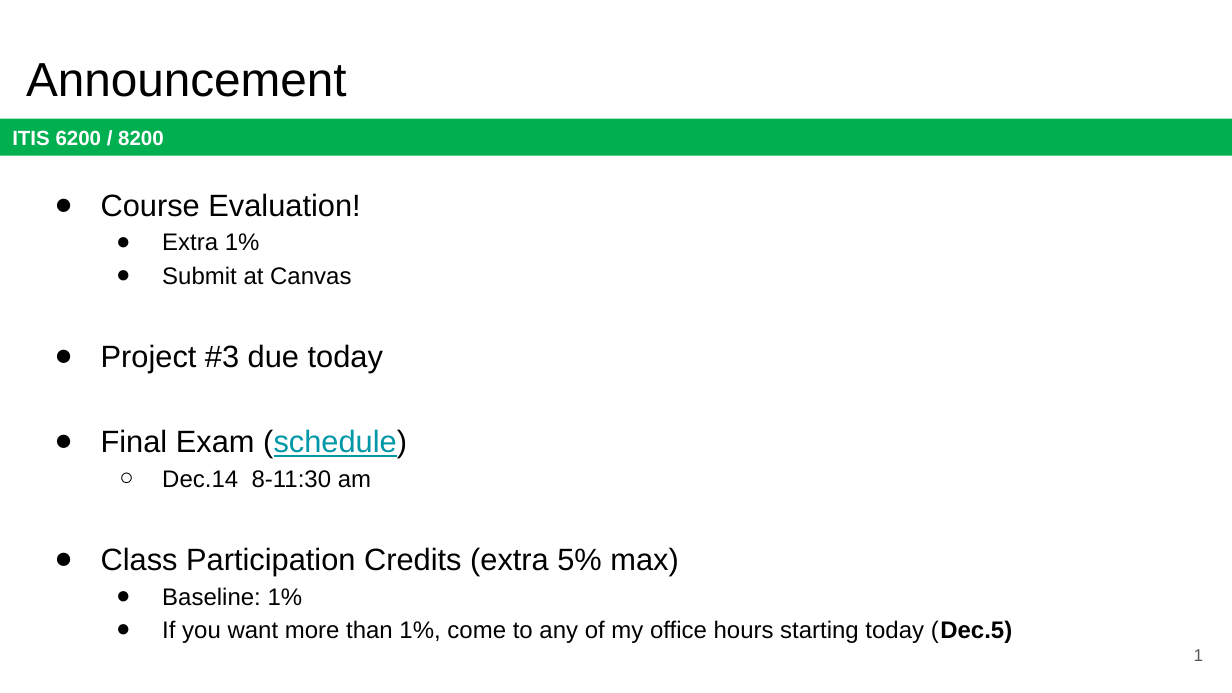
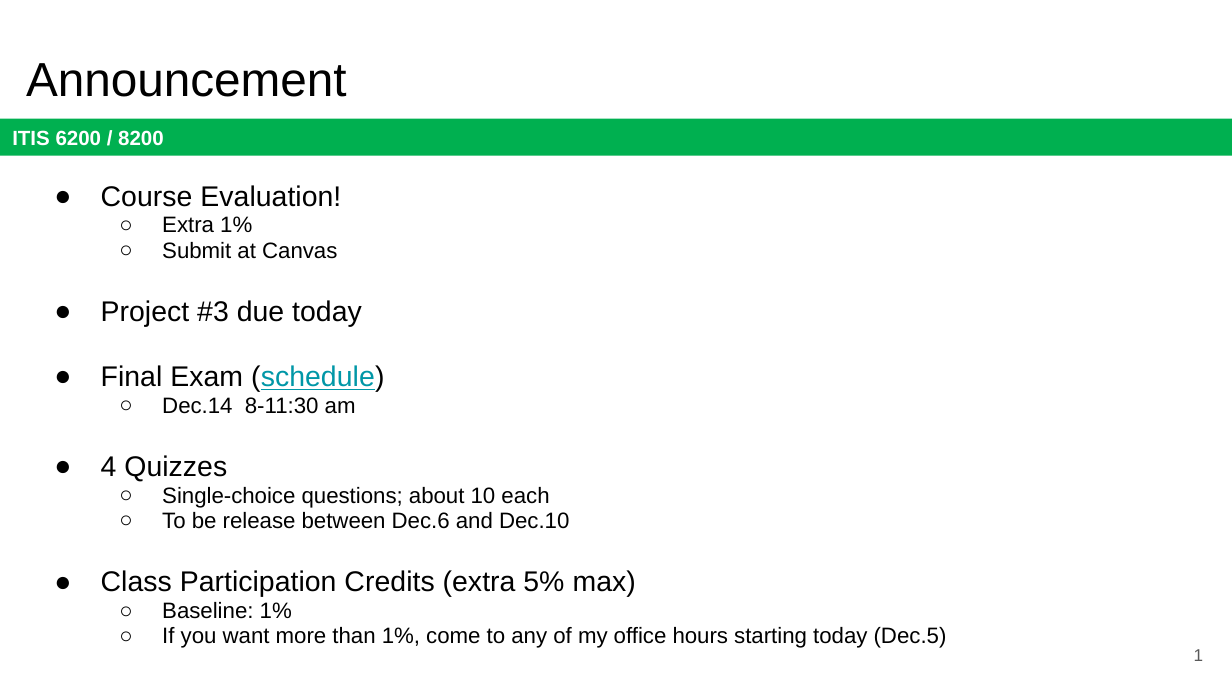
Before and after one commit to jx5c/github.io, a slide deck: slide 1 of teaching/ITIS6200/2023fa/lectures/final.review.pptx. Drawn at 1232x693 pixels with LibreOffice and Linux fonts; fonts in the diff are those of the drawing. Boxes give left, top, right and bottom in pixels: in the first picture for what was removed or moved away, otherwise in the second. Text is boxed around its words. In the diff, an @@ line names an element or a change of style, - is before the commit and + after.

```diff
--- a/teaching/ITIS6200/2023fa/lectures/final.review.pptx
+++ b/teaching/ITIS6200/2023fa/lectures/final.review.pptx
@@ text at (101, 185, 947, 648): size 18 to 16.6 pt in "Course Evaluation!", "Project #3 due today", "Final Exam (schedule)", "Class Participation Credits (extra 5% max)"; size 14 to 12.9 pt in "Extra 1%", "Submit at Canvas", "Dec.14 8-11:30 am", "Baseline: 1%" and 1 more places; bold off in "(Dec.5)"; line spacing 1.15 to 0.95; bullet ● to ○ @@
@@ text at (101, 455, 569, 529): paragraphs added @@
+● 4 Quizzes
+  ○ Single-choice questions; about 10 each
+  ○ To be release between Dec.6 and Dec.10
```
Also in this commit, not shown: 4 other slides changed, 9 slides added, 5 slides removed.
